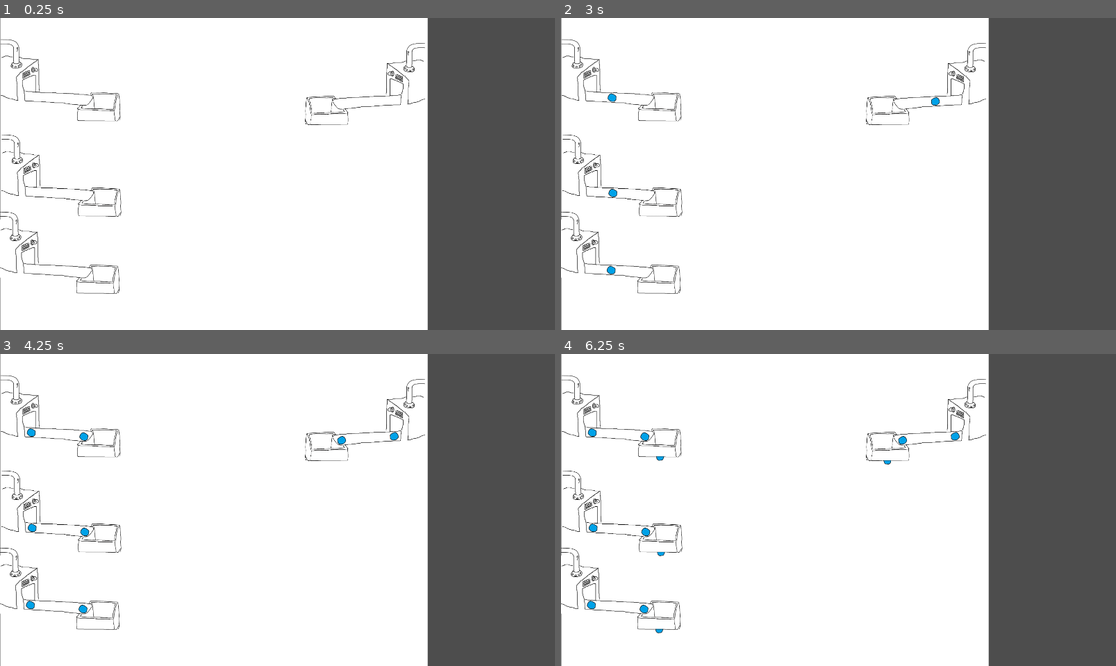
Above: before the commit, frames 1-4 (two rows, left to right).
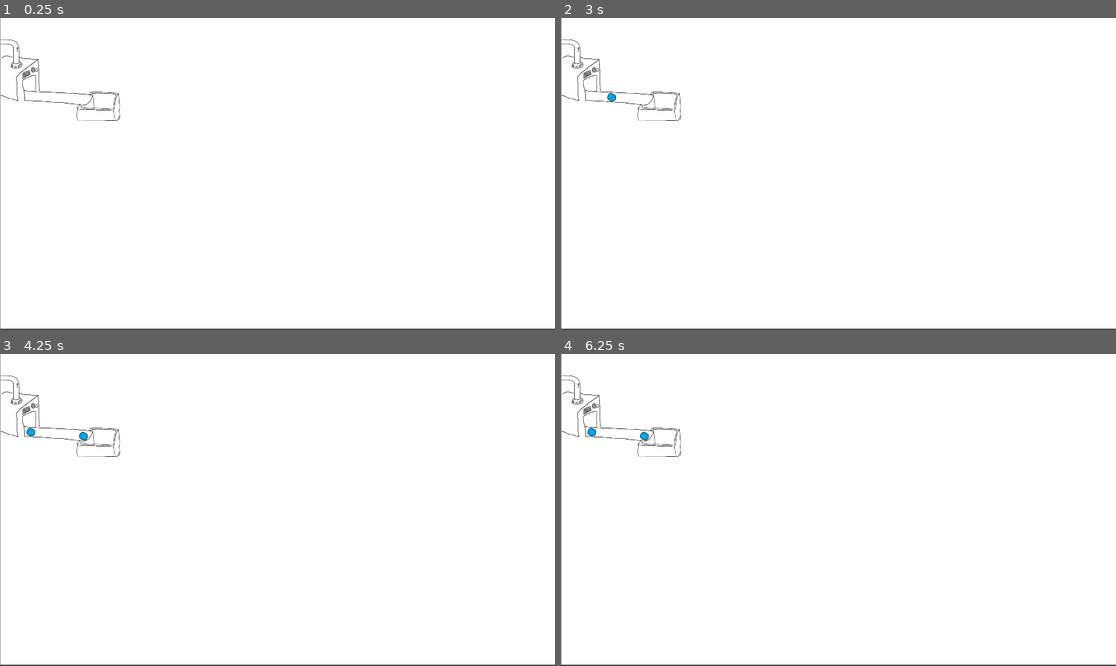
Above: after the commit, the same moments.

Repository: Codi-Cuinat/triangle-factory-game
Game: Godot game, scene res://Main.tscn
Same seed, same stepped clock (60 frames per second), same inputs: the game is played once before the commit and once after it.
Inputs:
- Up to frame 1 (0.25 s): no input
- Up to frame 2 (3 s): tap Enter at 0.5, 2 s; hold Right (ui_right) 0.53-1.28 s; tap Space at 1.25 s; hold Down (ui_down) 1.28-2.03 s; hold Right (ui_right) 2.03-2.78 s; hold Up (ui_up) from 2.78 s (still down)
- Up to frame 3 (4.25 s): release Up (ui_up) at 3.53 s; hold Left (ui_left) from 3.53 s (still down)
- Up to frame 4 (6.25 s): release Left (ui_left) at 5.03 s; hold Down (ui_down) 5.03-5.78 s; hold Right (ui_right) from 5.78 s (still down)

The runs differ from the first frame. In frame 1, 25% of the frame differs, in the area x 0-100%, y 0-100%; in frame 2, 25%; in frame 3, 25%; in frame 4, 25%.

Commit message:
feat: collision detection working

Diff:
--- a/Generador.tscn
+++ b/Generador.tscn
@@ -1,28 +1,10 @@
-[gd_scene load_steps=8 format=3 uid="uid://uicnig00gdnr"]
+[gd_scene load_steps=6 format=3 uid="uid://uicnig00gdnr"]
 
 [ext_resource type="Texture2D" uid="uid://bl5ml4uuwiabv" path="res://Assets/Generador Int.png" id="1_8q5mt"]
 [ext_resource type="Script" path="res://generador.gd" id="1_hx1mx"]
 [ext_resource type="PackedScene" uid="uid://dd3eb2e1csd0q" path="res://pieces/circle.tscn" id="2_0cxu1"]
 [ext_resource type="Texture2D" uid="uid://bn3048k1tyqed" path="res://Assets/Generador Ext.png" id="2_wydgp"]
-[ext_resource type="PackedScene" uid="uid://d1h2ktrb28qe2" path="res://cinta.tscn" id="4_llge1"]
-
-[sub_resource type="GDScript" id="GDScript_a0bxn"]
-script/source = "extends Area2D
-
-signal thingArrived
-
-# Called when the node enters the scene tree for the first time.
-func _ready() -> void:
-	pass # Replace with function body.
-
-
-# Called every frame. 'delta' is the elapsed time since the previous frame.
-func _process(delta: float) -> void:
-	pass
-"
-
-[sub_resource type="RectangleShape2D" id="RectangleShape2D_7bmiu"]
-size = Vector2(242, 16)
+[ext_resource type="PackedScene" uid="uid://d1h2ktrb28qe2" path="res://Cinta.tscn" id="4_llge1"]
 
 [node name="Generador" type="Node2D"]
 script = ExtResource("1_hx1mx")
@@ -33,7 +15,7 @@
 texture = ExtResource("1_8q5mt")
 
 [node name="Cinta" parent="." instance=ExtResource("4_llge1")]
-position = Vector2(203, 202)
+position = Vector2(200, 199)
 
 [node name="GeneradorExt" type="Sprite2D" parent="."]
 position = Vector2(87, 361)
@@ -43,11 +25,4 @@
 wait_time = 2.0
 autostart = true
 
-[node name="Area2D" type="Area2D" parent="."]
-script = SubResource("GDScript_a0bxn")
-
-[node name="CollisionShape2D" type="CollisionShape2D" parent="Area2D"]
-position = Vector2(664, 550)
-shape = SubResource("RectangleShape2D_7bmiu")
-
 [connection signal="timeout" from="Timer" to="." method="_on_timer_timeout"]
--- a/Main.tscn
+++ b/Main.tscn
@@ -6,22 +6,11 @@
 [node name="Node2D" type="Node"]
 
 [node name="Fons" type="Sprite2D" parent="."]
-position = Vector2(740, 636)
+position = Vector2(960.5, 537)
+scale = Vector2(1.29838, 0.844584)
 texture = ExtResource("1_hkfj6")
 metadata/_edit_lock_ = true
 
 [node name="Generador" parent="." instance=ExtResource("3_wklqc")]
 position = Vector2(2, 74)
 scale = Vector2(0.5, 0.5)
-
-[node name="Generador2" parent="." instance=ExtResource("3_wklqc")]
-position = Vector2(1470, 87)
-scale = Vector2(-0.5, 0.5)
-
-[node name="Generador3" parent="." instance=ExtResource("3_wklqc")]
-position = Vector2(-1, 671)
-scale = Vector2(0.5, 0.5)
-
-[node name="Generador4" parent="." instance=ExtResource("3_wklqc")]
-position = Vector2(5, 404)
-scale = Vector2(0.5, 0.5)
--- /dev/null
+++ b/cinta.gd
@@ -0,0 +1,16 @@
+extends Node2D
+
+
+# Called when the node enters the scene tree for the first time.
+func _ready() -> void:
+	pass
+
+
+# Called every frame. 'delta' is the elapsed time since the previous frame.
+func _process(delta: float) -> void:
+	pass
+
+
+func _on_area_2d_area_entered(area: Area2D) -> void:
+	#print("colisio", area.get_groups())
+	pass
--- a/cinta.tscn
+++ b/cinta.tscn
@@ -1,30 +1,27 @@
 [gd_scene load_steps=5 format=3 uid="uid://d1h2ktrb28qe2"]
 
 [ext_resource type="Texture2D" uid="uid://lx34xo7dqhmp" path="res://Assets/Cinta Int.png" id="1_754f4"]
+[ext_resource type="Script" path="res://cinta.gd" id="1_olodm"]
 [ext_resource type="Texture2D" uid="uid://dcqcxipu4ktw7" path="res://Assets/Cinta Ext.png" id="2_0dqv4"]
 
-[sub_resource type="Curve2D" id="Curve2D_apinl"]
-_data = {
-"points": PackedVector2Array(0, 0, 0, 0, -28, 192, 0, 0, 0, 0, 389, 220, 0, 0, 0, 0, 417, 229, 0, 0, 0, 0, 474, 274, 0, 0, 0, 0, 490, 344)
-}
-point_count = 5
+[sub_resource type="RectangleShape2D" id="RectangleShape2D_igjkr"]
+size = Vector2(241.5, 34.5)
 
-[sub_resource type="Curve2D" id="Curve2D_1s04d"]
-_data = {
-"points": PackedVector2Array(0, 0, 0, 0, -329, -70, 0, 0, 0, 0, -203, -62, 0, 0, 0, 0, -95, -57, 0, 0, 0, 0, -18, -54, 0, 0, 0, 0, 41, -45, 0, 0, 0, 0, 120, -33, 0, 0, 0, 0, 165, -6, 0, 0, 0, 0, 173, 14, 0, 0, 0, 0, 180, 50, 0, 0, 0, 0, 186, 97)
-}
-point_count = 10
-
-[node name="Cinta" type="Path2D"]
-curve = SubResource("Curve2D_apinl")
+[node name="Cinta" type="Node2D"]
+script = ExtResource("1_olodm")
 
 [node name="Cinta int" type="Sprite2D" parent="."]
 position = Vector2(295, 260)
 texture = ExtResource("1_754f4")
 
-[node name="Path2D" type="Path2D" parent="Cinta int"]
-curve = SubResource("Curve2D_1s04d")
-
 [node name="Cinta ext" type="Sprite2D" parent="."]
 position = Vector2(459, 316)
 texture = ExtResource("2_0dqv4")
+
+[node name="Area2D" type="Area2D" parent="." groups=["machine"]]
+
+[node name="CollisionShape2D" type="CollisionShape2D" parent="Area2D"]
+position = Vector2(458.25, 333.25)
+shape = SubResource("RectangleShape2D_igjkr")
+
+[connection signal="area_entered" from="Area2D" to="." method="_on_area_2d_area_entered"]
--- /dev/null
+++ b/cinta_move.tres
@@ -0,0 +1,7 @@
+[gd_resource type="Curve2D" format=3 uid="uid://bagn2puuj6klg"]
+
+[resource]
+_data = {
+"points": PackedVector2Array(0, 0, 0, 0, -329, -70, 0, 0, 0, 0, -203, -62, 0, 0, 0, 0, -95, -57, 0, 0, 0, 0, -18, -54, 0, 0, 0, 0, 41, -45, 0, 0, 0, 0, 120, -33, 0, 0, 0, 0, 165, -6, 0, 0, 0, 0, 173, 14, 0, 0, 0, 0, 180, 50, 0, 0, 0, 0, 186, 97)
+}
+point_count = 10
--- a/generador.gd
+++ b/generador.gd
@@ -2,11 +2,9 @@
 
 @export var piece_scene: Array[PackedScene]
 
-
 func spawn_piece():
 	var piece = piece_scene[0].instantiate() as Piece
 	# Accede al Path2D de cinta
-	piece.external_path = $"Cinta/Cinta int/Path2D"
 
 	$"Cinta/Cinta int".add_child(piece)
 
--- a/path_follow_2d.gd
+++ /dev/null
@@ -1,16 +0,0 @@
-extends PathFollow2D
-
-var speed = 0.3
-
-func _ready() -> void:
-	progress_ratio = 0;
-	pass
-
-# Called every frame. 'delta' is the elapsed time since the previous frame.
-func _process(delta: float) -> void:
-	progress_ratio += delta * speed
-	pass
-
-# This method will be called to destroy the piece
-func _on_timeout():
-	queue_free()  # This will remove the piece from the scene
--- a/piece.gd
+++ b/piece.gd
@@ -1,25 +1,22 @@
 extends Node2D
 class_name Piece
 
+signal collide
+
 @export var nom: String;
-@export var speed = 50
-@export var external_path: Path2D
+@export var speed = 0.3
 
-# Called when the node enters the scene tree for the first time.
-func _ready() -> void:
-	print("??")
-	if external_path:
-		print("funcionas")
-		_copy_path_points(external_path)
-
-# Función para copiar puntos de otro Path2D
-func _copy_path_points(source_path: Path2D):
-	var curve = source_path.curve
-	$Path2D.curve = curve.duplicate()  # Copia la curva completa al Path2D de Piece
-	$Path2D.get_children()[0].progress_ratio = 0
+func _process(delta: float) -> void:
+	$Path2D/PathFollow2D.progress_ratio += delta * speed
 
 
-
-func _on_collision_shape_2d_collide() -> void:
-
-	pass # Replace with function body.
+func _on_area_2d_area_entered(area: Area2D) -> void:
+	print("I've collided")
+	print(area.get_groups())
+	if area.is_in_group("piece"):
+		print("collided piece")
+	if area.is_in_group("machine"):
+		print("collided machine")
+		print("awdawd")
+		collide.emit()
+		queue_free()
--- a/piece.tscn
+++ b/piece.tscn
@@ -1,30 +1,36 @@
-[gd_scene load_steps=7 format=3 uid="uid://rk8ocuy4873a"]
+[gd_scene load_steps=5 format=3 uid="uid://rk8ocuy4873a"]
 
 [ext_resource type="Script" path="res://piece.gd" id="1_wh8dl"]
-[ext_resource type="Script" path="res://collision_shape_2d.gd" id="2_aknky"]
-[ext_resource type="Script" path="res://path_follow_2d.gd" id="2_ph8mh"]
+[ext_resource type="Curve2D" uid="uid://bagn2puuj6klg" path="res://cinta_move.tres" id="2_sl73y"]
 [ext_resource type="Texture2D" uid="uid://ctymsnc2au20m" path="res://Assets/Circle.png" id="3_pbsx1"]
 
-[sub_resource type="CircleShape2D" id="CircleShape2D_h68bq"]
-radius = 28.0713
+[sub_resource type="CircleShape2D" id="CircleShape2D_r0prl"]
+radius = 29.1548
 
-[sub_resource type="Curve2D" id="Curve2D_cykkh"]
-
-[node name="Piece" type="Area2D"]
+[node name="Piece" type="Node2D"]
 script = ExtResource("1_wh8dl")
 
-[node name="CollisionShape2D" type="CollisionShape2D" parent="."]
-shape = SubResource("CircleShape2D_h68bq")
-script = ExtResource("2_aknky")
-
 [node name="Path2D" type="Path2D" parent="."]
-curve = SubResource("Curve2D_cykkh")
+curve = ExtResource("2_sl73y")
 
 [node name="PathFollow2D" type="PathFollow2D" parent="Path2D"]
+position = Vector2(-329, -70)
+rotation = 0.063407
 loop = false
-script = ExtResource("2_ph8mh")
 
-[node name="Sprite2D" type="Sprite2D" parent="Path2D/PathFollow2D"]
+[node name="Area2D" type="Area2D" parent="Path2D/PathFollow2D" groups=["piece"]]
+position = Vector2(332.774, 49.0124)
+rotation = -0.063407
+scale = Vector2(1, 1)
+
+[node name="CollisionShape2D" type="CollisionShape2D" parent="Path2D/PathFollow2D/Area2D"]
+position = Vector2(-327, -70)
+shape = SubResource("CircleShape2D_r0prl")
+
+[node name="Sprite2D" type="Sprite2D" parent="Path2D/PathFollow2D/Area2D/CollisionShape2D"]
+position = Vector2(-2, 0)
+rotation = 0.063407
+scale = Vector2(1, 1)
 texture = ExtResource("3_pbsx1")
 
-[connection signal="collide" from="CollisionShape2D" to="." method="_on_collision_shape_2d_collide"]
+[connection signal="area_entered" from="Path2D/PathFollow2D/Area2D" to="." method="_on_area_2d_area_entered"]
--- a/collision_shape_2d.gd
+++ b/triangle.gd
@@ -1,6 +1,8 @@
-extends CollisionShape2D
+extends Node2D
 
-signal collide
+@export var speed = 350
+
+var velocity = Vector2.ZERO
 
 # Called when the node enters the scene tree for the first time.
 func _ready() -> void:
@@ -9,4 +11,5 @@
 
 # Called every frame. 'delta' is the elapsed time since the previous frame.
 func _process(delta: float) -> void:
-	pass
+	velocity = Input.get_vector("ui_left", "ui_right", "ui_up", "ui_down")
+	position += velocity * speed * delta
--- /dev/null
+++ b/triangle.tscn
@@ -0,0 +1,19 @@
+[gd_scene load_steps=4 format=3 uid="uid://b5u501tnsxmto"]
+
+[ext_resource type="Script" path="res://triangle.gd" id="1_cywmo"]
+[ext_resource type="Texture2D" uid="uid://bjifj87i0d022" path="res://Assets/Triangle.png" id="1_sas3b"]
+
+[sub_resource type="RectangleShape2D" id="RectangleShape2D_wld1b"]
+size = Vector2(77, 67)
+
+[node name="Node2D" type="Node2D"]
+script = ExtResource("1_cywmo")
+
+[node name="Area2D" type="Area2D" parent="." groups=["jugador"]]
+
+[node name="CollisionShape2D" type="CollisionShape2D" parent="Area2D"]
+position = Vector2(0, 0.5)
+shape = SubResource("RectangleShape2D_wld1b")
+
+[node name="Triangle" type="Sprite2D" parent="Area2D"]
+texture = ExtResource("1_sas3b")
